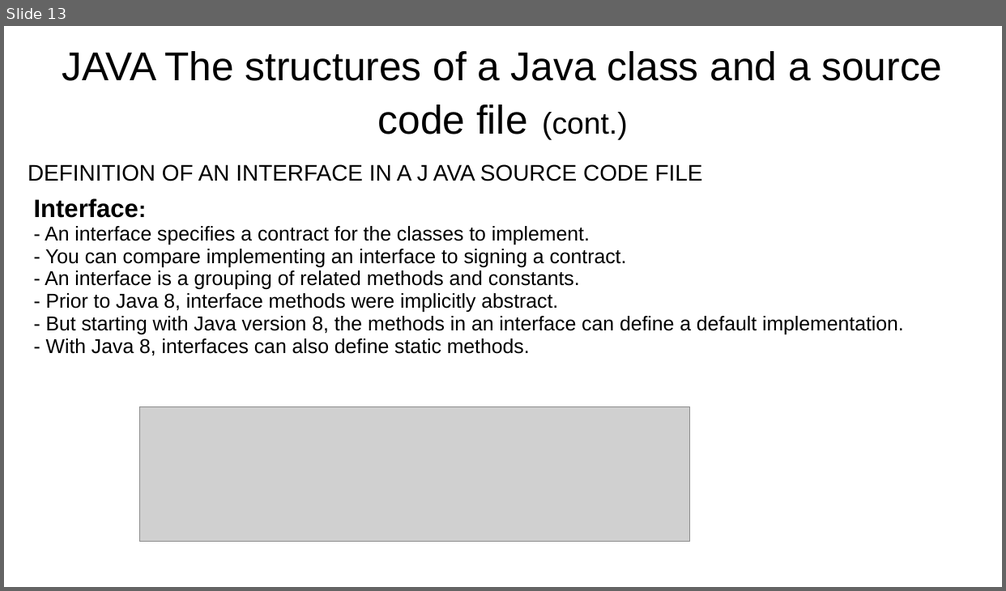
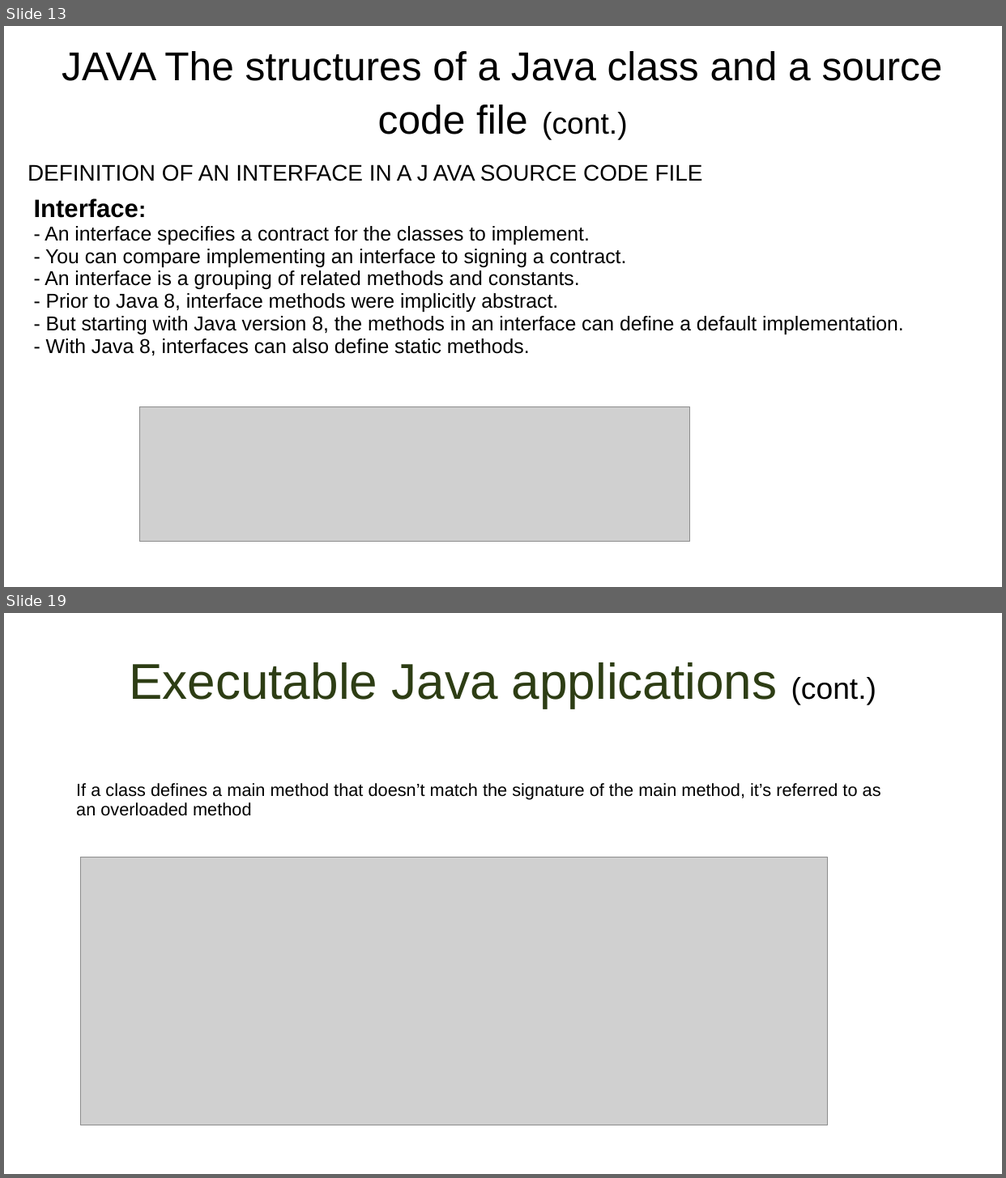
Before and after one commit to wtineomoronta/work-coding-dojo, a slide deck: Java Coding Dojo - Session 1.ppt. Shown one above the other, each under a label of ours: slide 13 before the commit, slides 13 and 19 after it; the slides between them are not shown. The pictures are 1006x591 and 1006x1178 pixels, drawn with LibreOffice and Linux fonts; fonts in the diff are those of the drawing; grey boxes stand for pictures. Boxes give left, top, right and bottom in pixels: in the first picture for what was removed or moved away, otherwise in the second. Text is boxed around its words. In the diff, an @@ line names an element or a change of style, - is before the commit and + after.

Commit message:
add content to presentation java coding dojo session 1

```diff
--- a/Java Coding Dojo - Session 1.ppt
+++ b/Java Coding Dojo - Session 1.ppt
@@ slide 19 added at bbox=[4, 613, 1002, 1174], background #FFFFFF @@
@@ title added at bbox=[129, 662, 876, 708], 40 pt, text #2D3D14 @@
+Executable Java applications (cont.)
@@ text added at bbox=[76, 783, 881, 816], 14 pt, text #000000 @@
+If a class defines a main method that doesn’t match the signature of the main method, it’s referred to as an overloaded method
@@ picture added at bbox=[80, 858, 828, 1126] @@
```
Also in this commit, not shown: 2 slides changed, 6 other slides added, 17 slides removed.
